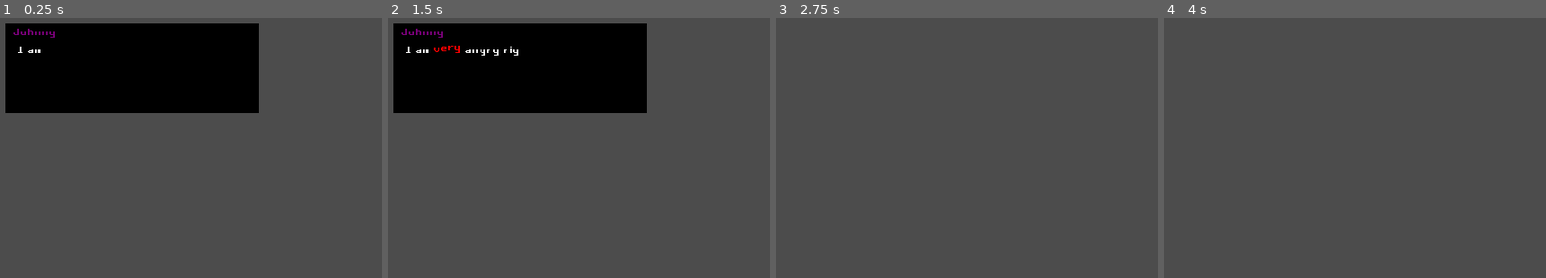
Above: before the commit, frames 1-4 (left to right).
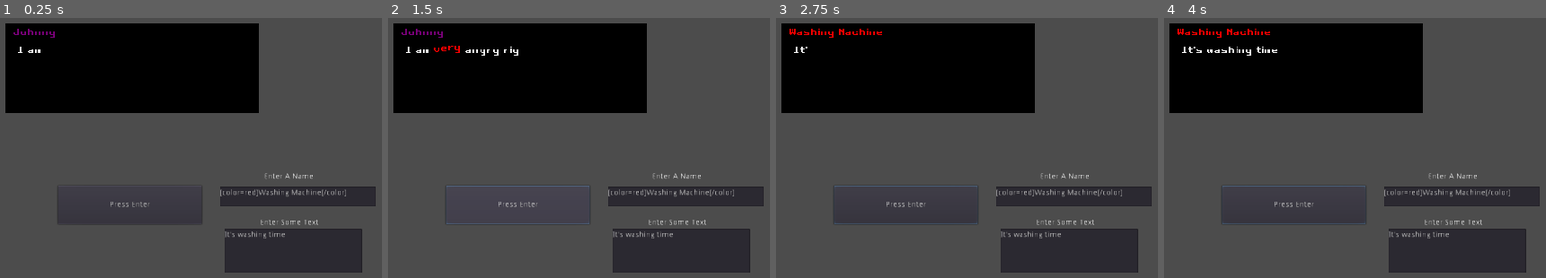
Above: after the commit, the same moments.

Repository: wet-floor/1501-final-project
Game: Godot game, scene res://testing/samuel/testingSamuel.tscn
The game is run twice, just before and just after one commit, with the same random seed, the same clock (stepped at 60 frames per second) and the same inputs. Before the commit the project has no main scene; this scene is started directly in both runs.
Inputs (mouse positions are in pixels of both pictures, inside the frame that each line leads up to):
- Up to frame 1 (0.25 s): no input
- Up to frame 2 (1.5 s): click (517, 205) at 0.5 s, where only the run after the commit has a clickable "Press Enter"; click (517, 205) at 1.25 s, where only the run after the commit has a clickable "Press Enter"
- Up to frame 3 (2.75 s): tap Enter (ui_accept) at 2, 2.1, 2.27, 2.57 s; move the mouse to (1093, 187) at 2.02 s; hold D (player_right) from 2.03 s (still down)
- Up to frame 4 (4 s): tap Enter (ui_accept) at 2.75, 3.02, 3.05, 3.32, 3.5, 3.8 s; move the mouse to (1179, 228) at 2.77 s; release D (player_right) at 2.78 s; hold S (player_down) 2.78-3.53 s; tap Mouse wheel up (inv_left) at 2.85 s; move the mouse to (1393, 119) at 3.52 s; hold D (player_right) from 3.53 s (still down); tap Mouse wheel down (inv_right) at 3.6 s

The runs differ from the first frame. In frame 1, 9.2% of the frame differs, in the area x 15-99%, y 59-98%; in frame 2, 9.5%; in frame 3, 32%, in the area x 1-99%, y 2-98%; in frame 4, 32%.

Commit message:
Dialogue Box Fixes
- Now yields properly until next dialogue
- Added test scene with player input

Diff:
--- a/project.godot
+++ b/project.godot
@@ -11,6 +11,7 @@
 [application]
 
 config/name="1501 Final Project"
+run/main_scene="res://testing/samuel/testingSamuel.tscn"
 boot_splash/show_image=false
 config/icon="res://icon.png"
 
--- /dev/null
+++ b/testing/samuel/inventoryUI.tscn
@@ -0,0 +1,11 @@
+[gd_scene format=2]
+
+[node name="inventoryUI" type="Control"]
+anchor_right = 1.0
+anchor_bottom = 1.0
+
+[node name="ColorRect" type="ColorRect" parent="."]
+margin_left = 23.0
+margin_top = 612.0
+margin_right = 115.0
+margin_bottom = 706.0
--- /dev/null
+++ b/testing/samuel/pauseMenu.tscn
@@ -0,0 +1,11 @@
+[gd_scene format=2]
+
+[node name="pauseMenu" type="Control"]
+anchor_right = 1.0
+anchor_bottom = 1.0
+
+[node name="MenuButton" type="MenuButton" parent="."]
+margin_left = 538.0
+margin_top = 25.0
+margin_right = 616.0
+margin_bottom = 106.0
--- a/testing/samuel/positionVector2D.tscn
+++ /dev/null
@@ -1,6 +0,0 @@
-[gd_scene load_steps=2 format=2]
-
-[ext_resource path="res://testing/samuel/scripts/positionVector2D.gd" type="Script" id=1]
-
-[node name="positionVector2D" type="Position2D"]
-script = ExtResource( 1 )
--- a/testing/samuel/scripts/popupBox.gd
+++ b/testing/samuel/scripts/popupBox.gd
@@ -30,7 +30,9 @@
 		return text
 
 func showText(name, text):
-	# Sets the finished to false so the player pressing accept works as intended
+	# If there is currently a box shown, yield showing text until the current one has ended
+	if shown == true:
+		yield(self, "messageEnded")
 	self.show()
 	shown = true
 	finished = false
@@ -49,16 +51,16 @@
 	# While the visible characters is shorter than the length of the text, continuously show the
 	# next character
 	while $speakerDialog.visible_characters < len($speakerDialog.text):
+		#print($speakerDialog.visible_characters)
+		#print(len($speakerDialog.text))
 		$speakerDialog.visible_characters += 1
 		$textSound.play()
 		$textShowTimer.start()
 		# Makes sure each letter only appears after the timer runs out
 		yield($textShowTimer, "timeout")
-
-	# Once all text is shown, finished is set to true, and the phrase count (the current phrase
-	# to be shown) moves forward by one.
-	finished = true
-	return
+		if $speakerDialog.visible_characters >= (len($speakerDialog.text)):
+			finished = true
+			break
 
 # Called every frame. 'delta' is the elapsed time since the previous frame.
 func _process(delta):
@@ -67,8 +69,11 @@
 	if Input.is_action_just_pressed("ui_accept"):
 		if finished && shown:
 			$enterSound.play()
+			self.hide()
+			finished = false
+			shown = false
 			emit_signal("messageEnded")
-			self.hide()
-			shown = false
+		elif shown:
+			$speakerDialog.visible_characters = len($speakerDialog.text)
 		else:
-			$speakerDialog.visible_characters = len($speakerDialog.text)
+			pass
--- a/testing/samuel/scripts/positionVector2D.gd
+++ /dev/null
@@ -1,8 +0,0 @@
-extends Position2D
-
-# Called when the node enters the scene tree for the first time.
-func _ready():
-	pass # Replace with function body.
-
-func _set_location(newLocation):
-	$postionVector2D.position = newLocation
--- a/testing/samuel/scripts/testingSamuel.gd
+++ b/testing/samuel/scripts/testingSamuel.gd
@@ -1,13 +1,16 @@
 extends Node2D
-
+var playerText = ""
+var playerName = ""
 # Called when the node enters the scene tree for the first time.
 func _ready():
+	pass
+	$popupUI/popupBox.showText("[color=purple]Johnny[/color]", "I am [wave amp=60 freq=6][color=red]very[/color][/wave] angry right now.")
+	$popupUI/popupBox.showText("Alex", "SHEEEEEEEEEEEEEEEEEEEEEEEEEEEEEESH")
 
-	# yield still doesnt work
-	$popupUI/popupBox.showText("[color=purple]Johnny[/color]", "I am [wave amp=60 freq=6][color=red]very[/color][/wave] angry right now.")
-	yield($popupUI/popupBox, "messageEnded")
-	$popupUI/popupBox.showText("Alex", "SHEEEEEESH")
-	yield($tenSecTimer, "timeout")
+func _on_Button_pressed():
+	playerText = $showTextButton/textText.text
+	playerName = $showTextButton/nameText.text
+	$popupUI/popupBox.showText(playerName, playerText)
 
 # Called every frame. 'delta' is the elapsed time since the previous frame.
 #func _process(delta):
--- a/testing/samuel/testingSamuel.tscn
+++ b/testing/samuel/testingSamuel.tscn
@@ -8,10 +8,39 @@
 
 [node name="popupUI" parent="." instance=ExtResource( 3 )]
 
-[node name="fiveSecTimer" type="Timer" parent="."]
-wait_time = 5.0
-autostart = true
+[node name="showTextButton" type="Button" parent="."]
+margin_left = 460.0
+margin_top = 320.0
+margin_right = 716.0
+margin_bottom = 389.0
+text = "Press Enter"
 
-[node name="tenSecTimer" type="Timer" parent="."]
-wait_time = 10.0
-autostart = true
+[node name="nameText" type="TextEdit" parent="showTextButton"]
+margin_left = 288.0
+margin_top = 2.0
+margin_right = 566.0
+margin_bottom = 37.0
+text = "[color=red]Washing Machine[/color]"
+
+[node name="textText" type="TextEdit" parent="showTextButton"]
+margin_left = 296.0
+margin_top = 77.0
+margin_right = 541.0
+margin_bottom = 156.0
+text = "It's washing time"
+
+[node name="text" type="Label" parent="showTextButton"]
+margin_left = 360.0
+margin_top = 59.0
+margin_right = 464.0
+margin_bottom = 73.0
+text = "Enter Some Text"
+
+[node name="name" type="Label" parent="showTextButton"]
+margin_left = 367.0
+margin_top = -23.0
+margin_right = 457.0
+margin_bottom = 7.0
+text = "Enter A Name"
+
+[connection signal="pressed" from="showTextButton" to="." method="_on_Button_pressed"]
